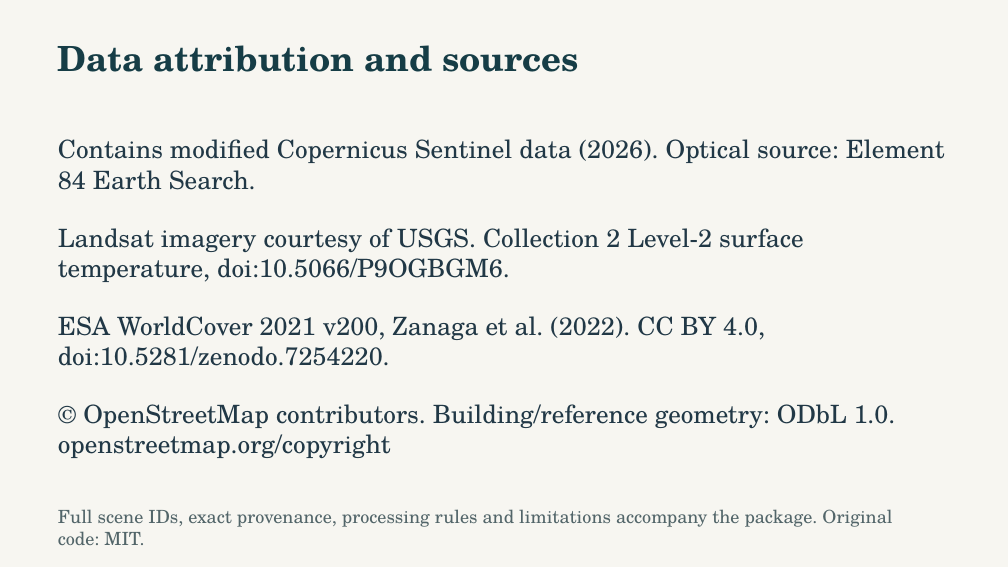
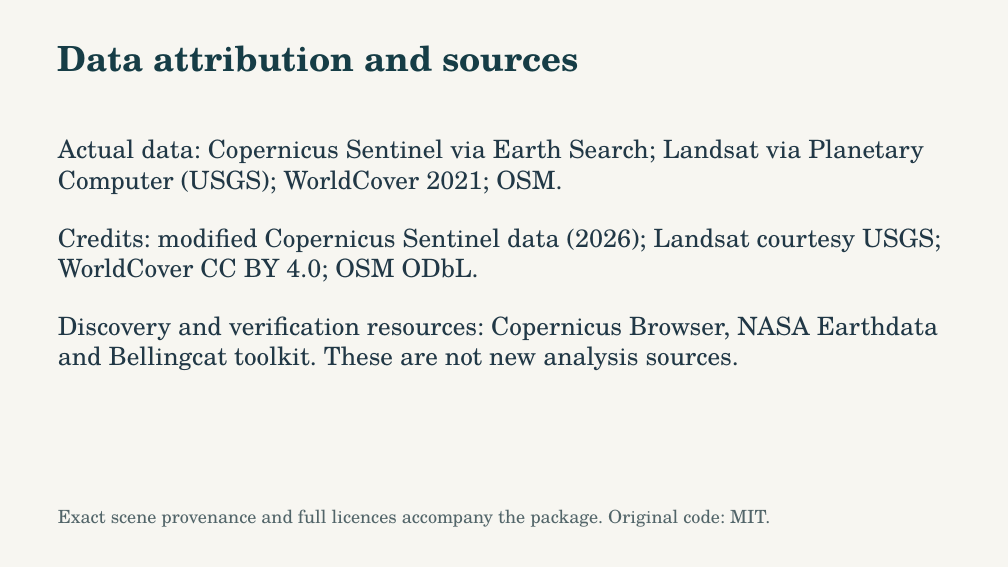
Before and after one commit to NasserAlhuri/spaceHacathon, a slide deck: slide 12 of docs/UrbanHeat-AlKhor-Pitch.pptx. Drawn at 1008x567 pixels with LibreOffice and Linux fonts; fonts in the diff are those of the drawing. Boxes give left, top, right and bottom in pixels: in the first picture for what was removed or moved away, otherwise in the second. Text is boxed around its words. In the diff, an @@ line names an element or a change of style, - is before the commit and + after.

Commit message:
Publish approved Al Khor local evidence, improved map, twelve-slide pitch and expanded verification

```diff
--- a/docs/UrbanHeat-AlKhor-Pitch.pptx
+++ b/docs/UrbanHeat-AlKhor-Pitch.pptx
@@ text at <box>58,139,923,194</box>: text changed @@
-Contains modified Copernicus Sentinel data (2026). Optical source: Element 84 Earth Search.
+Actual data: Copernicus Sentinel via Earth Search; Landsat via Planetary Computer (USGS); WorldCover 2021; OSM.
@@ text at <box>58,228,941,282</box>: text changed @@
-Landsat imagery courtesy of USGS. Collection 2 Level-2 surface temperature, doi:10.5066/P9OGBGM6.
+Credits: modified Copernicus Sentinel data (2026); Landsat courtesy USGS; WorldCover CC BY 4.0; OSM ODbL.
@@ text at <box>58,316,938,370</box>: text changed @@
-ESA WorldCover 2021 v200, Zanaga et al. (2022). CC BY 4.0, doi:10.5281/zenodo.7254220.
+Discovery and verification resources: Copernicus Browser, NASA Earthdata and Bellingcat toolkit. These are not new analysis sources.
@@ text removed at <box>58,404,896,458</box> @@
-© OpenStreetMap contributors. Building/reference geometry: ODbL 1.0. openstreetmap.org/copyright
@@ text at <box>58,509,770,527</box>: text changed @@
-Full scene IDs, exact provenance, processing rules and limitations accompany the package. Original code: MIT.
+Exact scene provenance and full licences accompany the package. Original code: MIT.
```
Also in this commit, not shown: 10 other slides changed, 32 other files.
